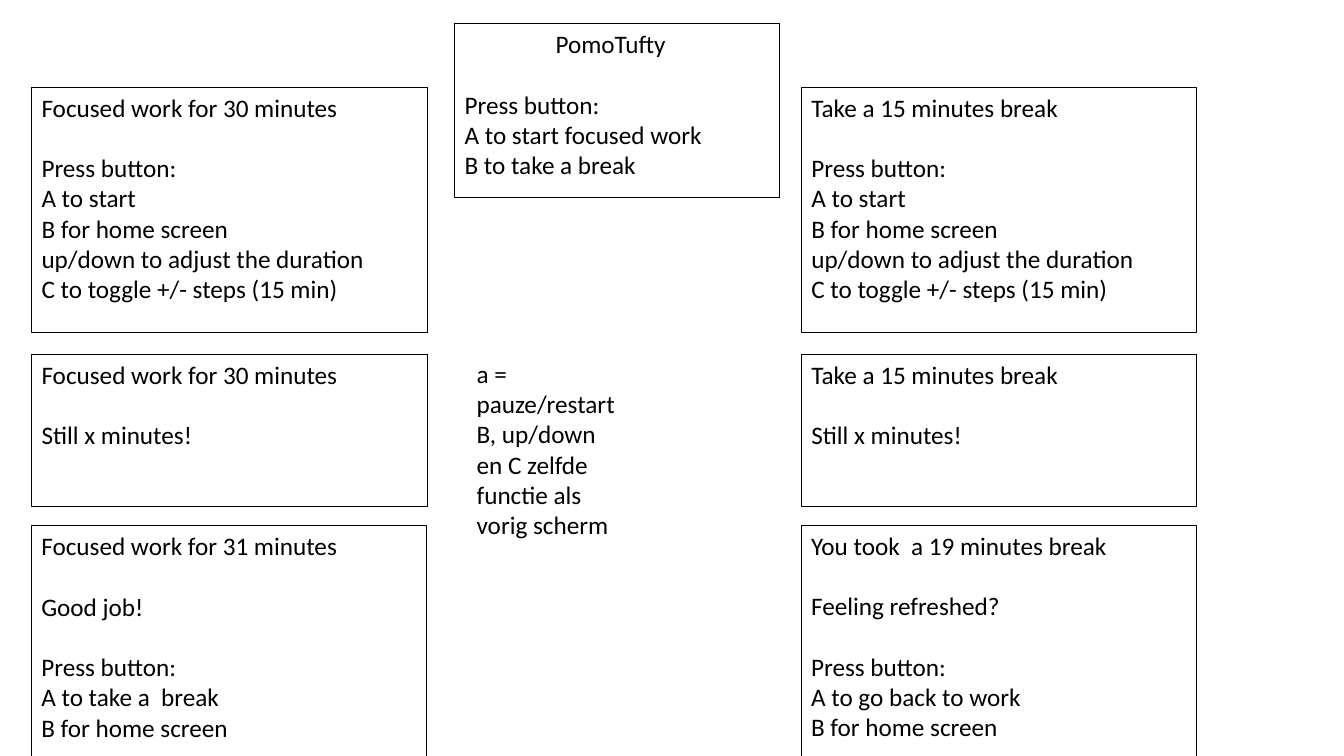
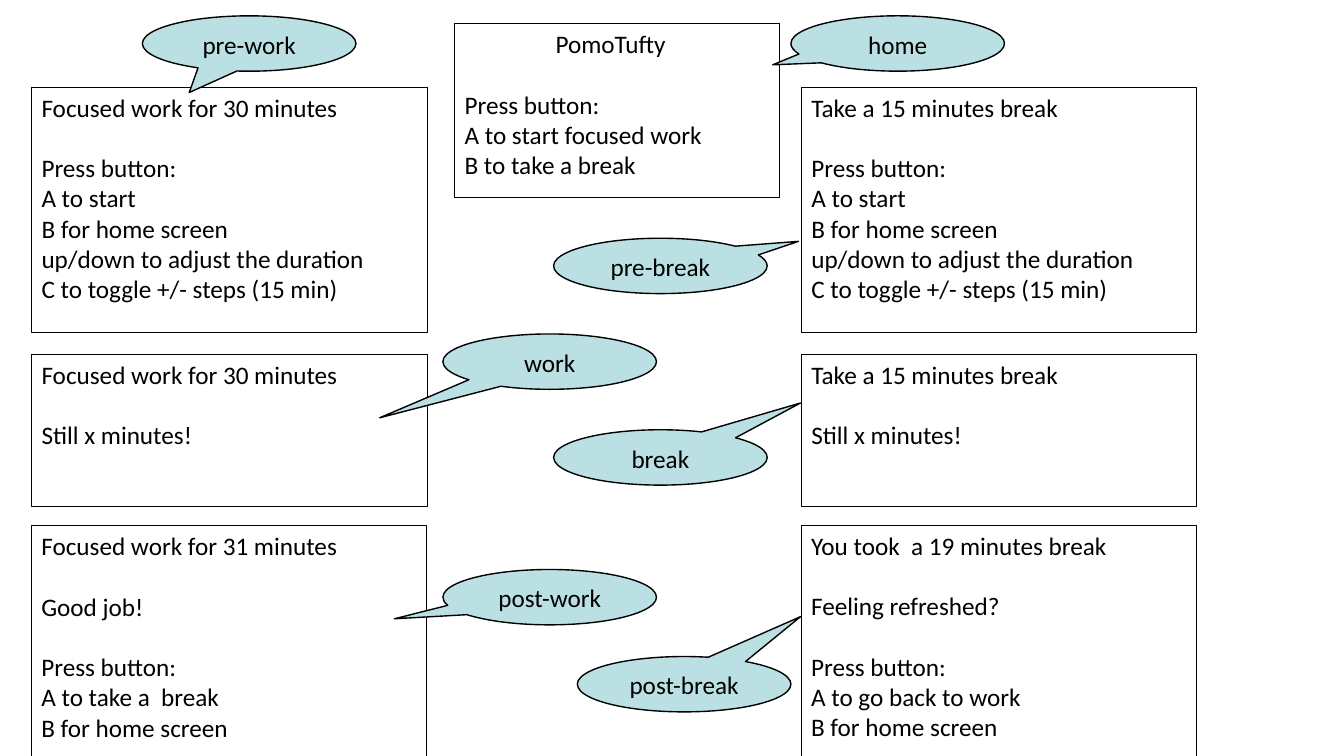
Before and after one commit to AlainBenbassat/PomoTufty, a slide deck: slide 1 of PomoTufty - design.pptx (slide 2 before the commit). Drawn at 1344x756 pixels with LibreOffice and Linux fonts; fonts in the diff are those of the drawing. Boxes give left, top, right and bottom in pixels: in the first picture for what was removed or moved away, otherwise in the second. Text is boxed around its words. In the diff, an @@ line names an element or a change of style, - is before the commit and + after.

```diff
--- a/PomoTufty - design.pptx
+++ b/PomoTufty - design.pptx
@@ speech bubble added at (142,16,356,72), fill #BBE0E3, outline #000000 1 pt, 18 pt, text #000000 @@
+pre-work
@@ speech bubble added at (791,16,1005,72), fill #BBE0E3, outline #000000 1 pt, 18 pt, text #000000 @@
+home
@@ speech bubble added at (554,238,767,293), fill #BBE0E3, outline #000000 1 pt, 18 pt, text #000000 @@
+pre-break
@@ speech bubble added at (443,334,656,389), fill #BBE0E3, outline #000000 1 pt, 18 pt, text #000000 @@
+work
@@ text removed at (477,370,615,539) @@
-a = pauze/restart
-B, up/down en C zelfde functie als vorig scherm
@@ speech bubble added at (554,430,767,485), fill #BBE0E3, outline #000000 1 pt, 18 pt, text #000000 @@
+break
@@ speech bubble added at (443,570,656,625), fill #BBE0E3, outline #000000 1 pt, 18 pt, text #000000 @@
+post-work
@@ speech bubble added at (578,656,791,712), fill #BBE0E3, outline #000000 1 pt, 18 pt, text #000000 @@
+post-break
```
Also in this commit, not shown: 2 slides removed, 1 other file.
